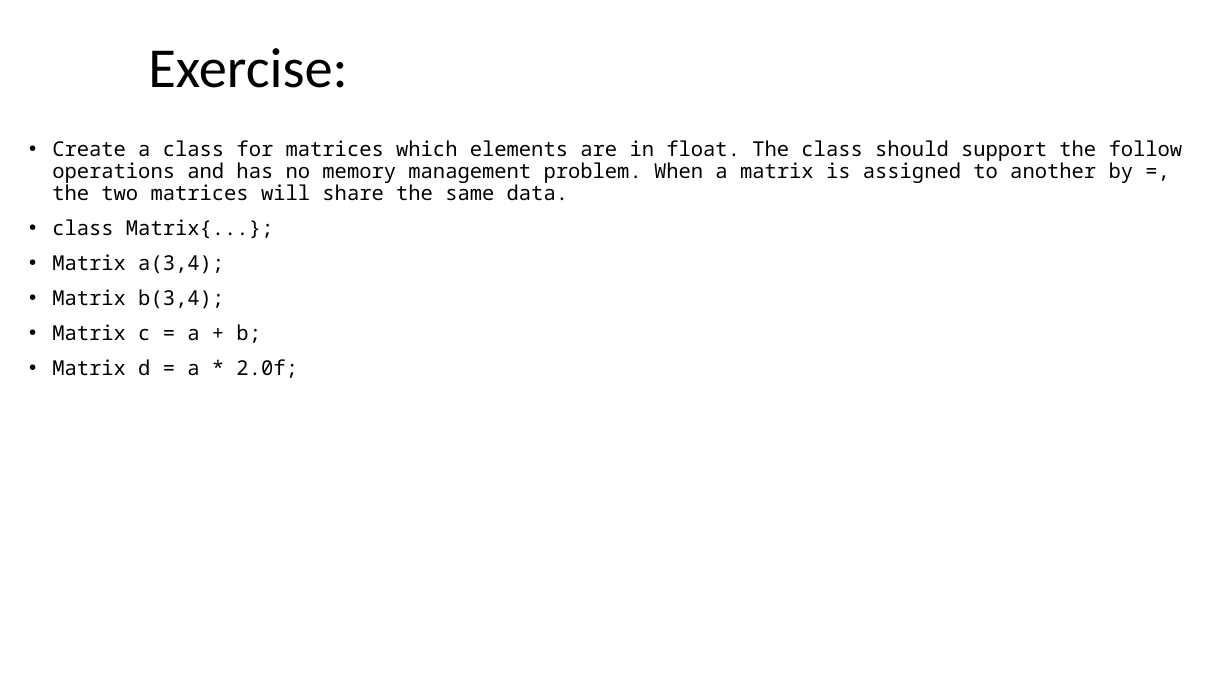
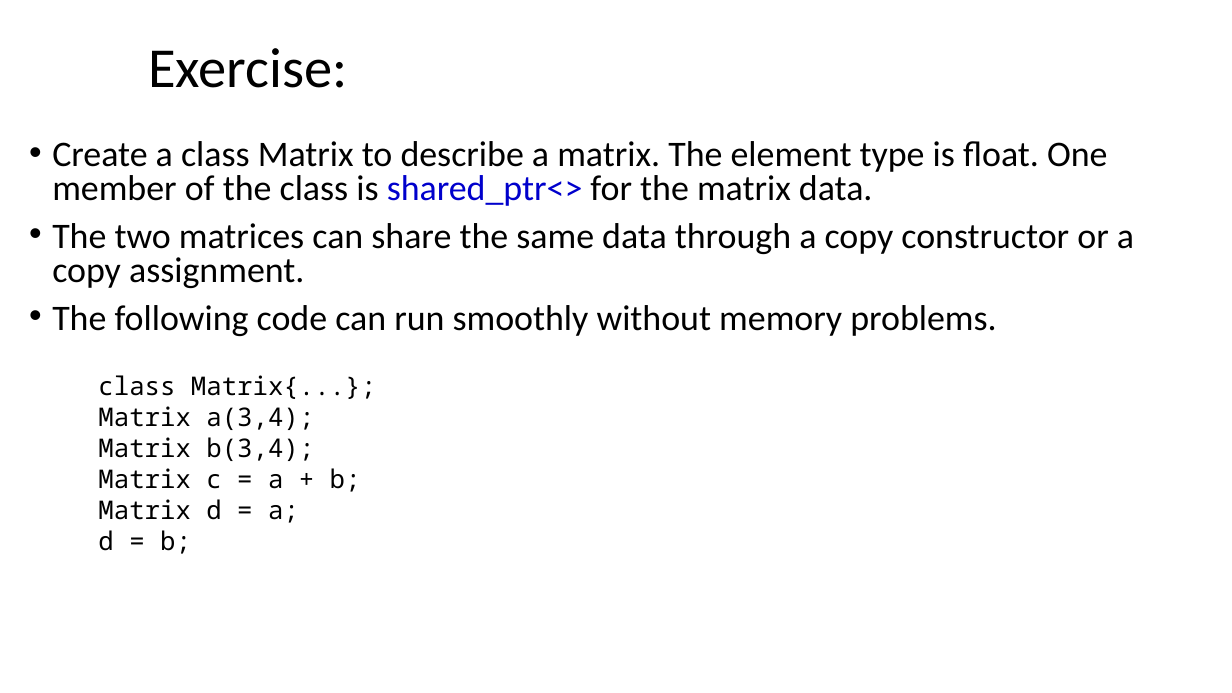
Before and after one commit to ShiqiYu/CPP, a slide deck: slide 13 of week11/Lab11.pptx. Drawn at 1232x693 pixels with LibreOffice and Linux fonts; fonts in the diff are those of the drawing; background and template pictures are left out. Boxes give left, top, right and bottom in pixels: in the first picture for what was removed or moved away, otherwise in the second. Text is boxed around its words. In the diff, an @@ line names an element or a change of style, - is before the commit and + after.

```diff
--- a/week11/Lab11.pptx
+++ b/week11/Lab11.pptx
@@ text at (52, 141, 1134, 336): text changed; size 16 to 28 pt; font Noto Sans Mono to Calibri @@
-• Create a class for matrices which elements are in float. The class should support the follow operations and has no memory management problem. When a matrix is assigned to another by =, the two matrices will share the same data.
+• Create a class Matrix to describe a matrix. The element type is float. One member of the class is shared_ptr<> for the matrix data.
+• The two matrices can share the same data through a copy constructor or a copy assignment.
+• The following code can run smoothly without memory problems.
@@ text at (98, 375, 376, 492): size 16 to 20 pt in "class Matrix{...};", "Matrix a(3,4);", "Matrix b(3,4);", "Matrix c = a + b;"; bullet • to none; list level 1 to 2 in "class Matrix{...};"; line spacing 0.9 to 0.8; list level 1 to 2 in "Matrix a(3,4);"; list level 1 to 2 in "Matrix b(3,4);"; list level 1 to 2 in "Matrix c = a + ..." @@
@@ text at (98, 499, 299, 554): text changed; size 16 to 20 pt @@
-• Matrix d = a * 2.0f;
+  Matrix d = a;
+  d = b;
```
Also in this commit, not shown: 1 other file.
